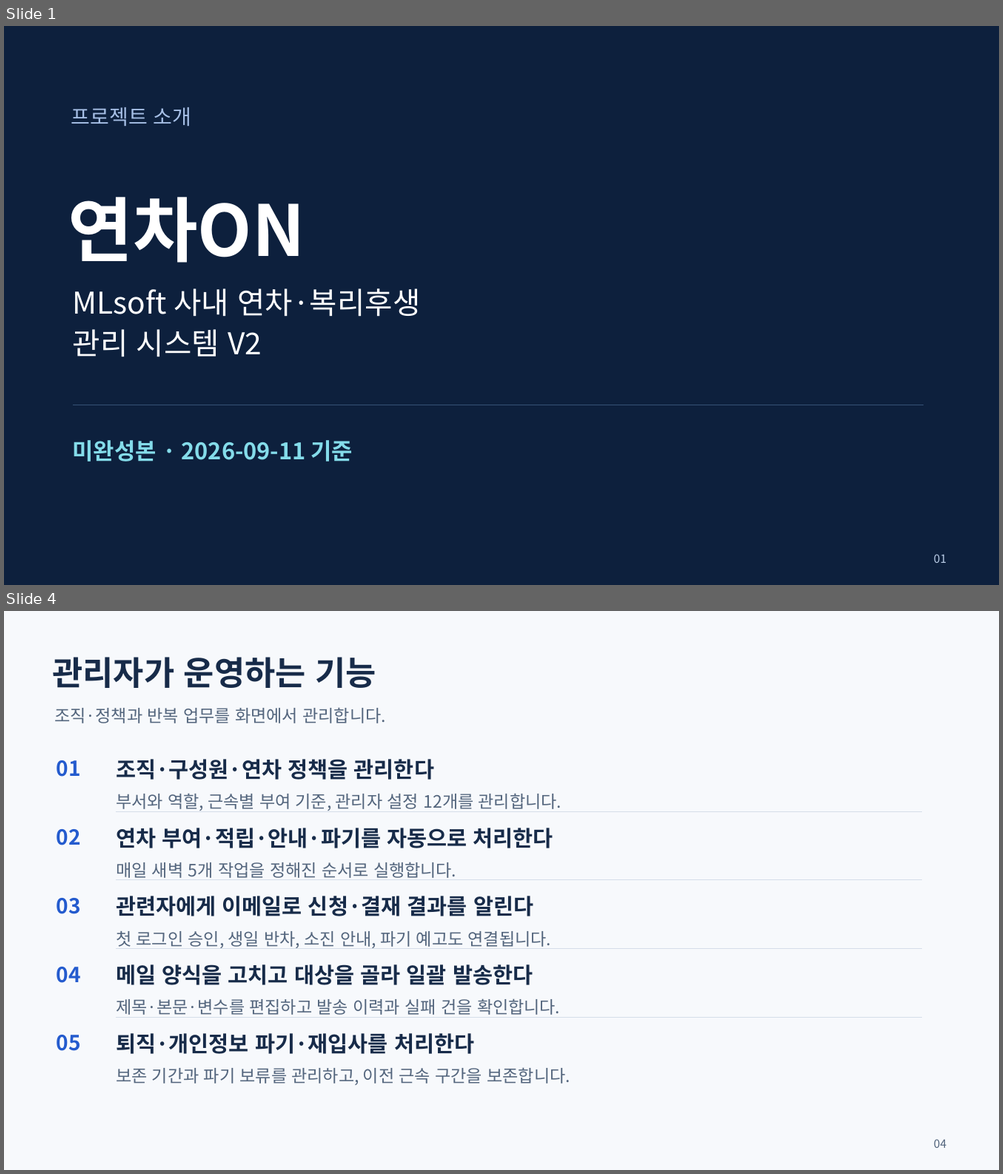
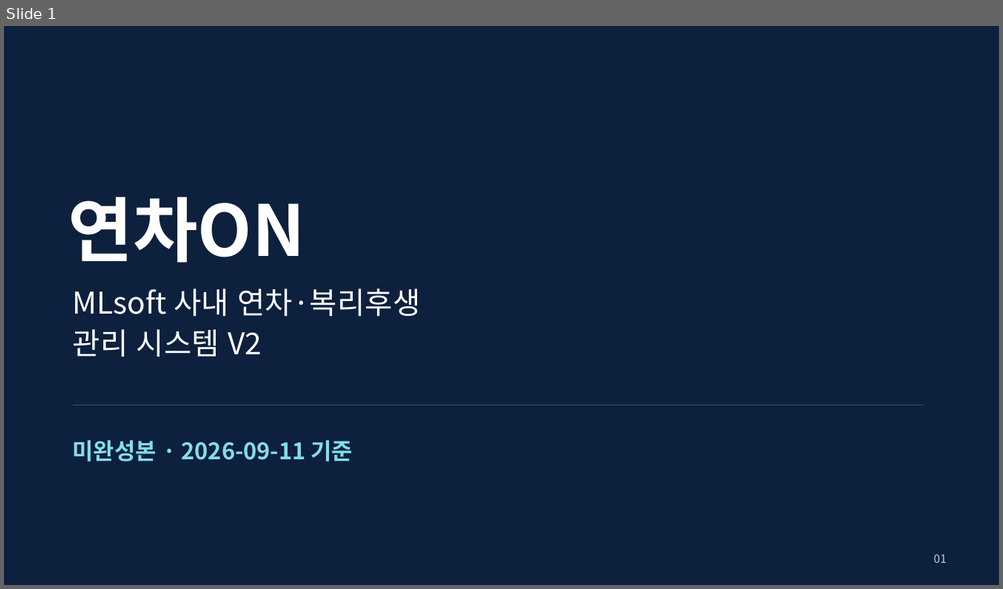
Before and after one commit to yejun9052/mlsoft-first-project, a slide deck: docs/발표자료/연차ON-프로젝트-소개-2026-09-11.pptx. Shown one above the other, each under a label of ours: slides 1 and 4 before the commit, slide 1 after it; the slides between them are not shown. The pictures are 1003x1174 and 1003x589 pixels, drawn with LibreOffice and Linux fonts; fonts in the diff are those of the drawing. Boxes give left, top, right and bottom in pixels: in the first picture for what was removed or moved away, otherwise in the second. Text is boxed around its words. In the diff, an @@ line names an element or a change of style, - is before the commit and + after.

```diff
--- a/docs/발표자료/연차ON-프로젝트-소개-2026-09-11.pptx
+++ b/docs/발표자료/연차ON-프로젝트-소개-2026-09-11.pptx
@@ slide 4 removed at (4, 611, 999, 1170), background #F7F9FC @@
@@ text removed at (52, 657, 375, 688) @@
-관리자가 운영하는 기능
@@ text removed at (54, 707, 386, 723) @@
-조직·정책과 반복 업무를 화면에서 관리합니다.
@@ text removed at (57, 760, 81, 777) @@
-01
@@ text removed at (116, 759, 434, 780) @@
-조직·구성원·연차 정책을 관리한다
@@ text removed at (116, 793, 561, 811) @@
-부서와 역할, 근속별 부여 기준, 관리자 설정 12개를 관리합니다.
@@ text removed at (57, 829, 81, 846) @@
-02
@@ line removed from (116, 812) to (922, 812) @@
@@ text removed at (116, 828, 553, 849) @@
-연차 부여·적립·안내·파기를 자동으로 처리한다
@@ text removed at (116, 862, 456, 878) @@
-매일 새벽 5개 작업을 정해진 순서로 실행합니다.
@@ text removed at (57, 898, 81, 914) @@
-03
@@ line removed from (116, 880) to (922, 880) @@
@@ text removed at (116, 896, 533, 917) @@
-관련자에게 이메일로 신청·결재 결과를 알린다
@@ text removed at (116, 931, 551, 948) @@
-첫 로그인 승인, 생일 반차, 소진 안내, 파기 예고도 연결됩니다.
@@ line removed from (116, 949) to (922, 949) @@
@@ text removed at (116, 965, 532, 985) @@
-메일 양식을 고치고 대상을 골라 일괄 발송한다
@@ text removed at (57, 967, 81, 983) @@
-04
@@ text removed at (116, 999, 560, 1015) @@
-제목·본문·변수를 편집하고 발송 이력과 실패 건을 확인합니다.
@@ line removed from (116, 1017) to (922, 1017) @@
@@ text removed at (57, 1035, 81, 1051) @@
-05
@@ text removed at (116, 1034, 474, 1054) @@
-퇴직·개인정보 파기·재입사를 처리한다
@@ text removed at (116, 1068, 570, 1085) @@
-보존 기간과 파기 보류를 관리하고, 이전 근속 구간을 보존합니다.
@@ text removed at (933, 1139, 946, 1148) @@
-04
@@ slide 1 changed as well @@
@@ text removed at (71, 107, 192, 126) @@
-프로젝트 소개
```
Also in this commit, not shown: 16 other slides changed, 3 other slides removed, 2 other files.
